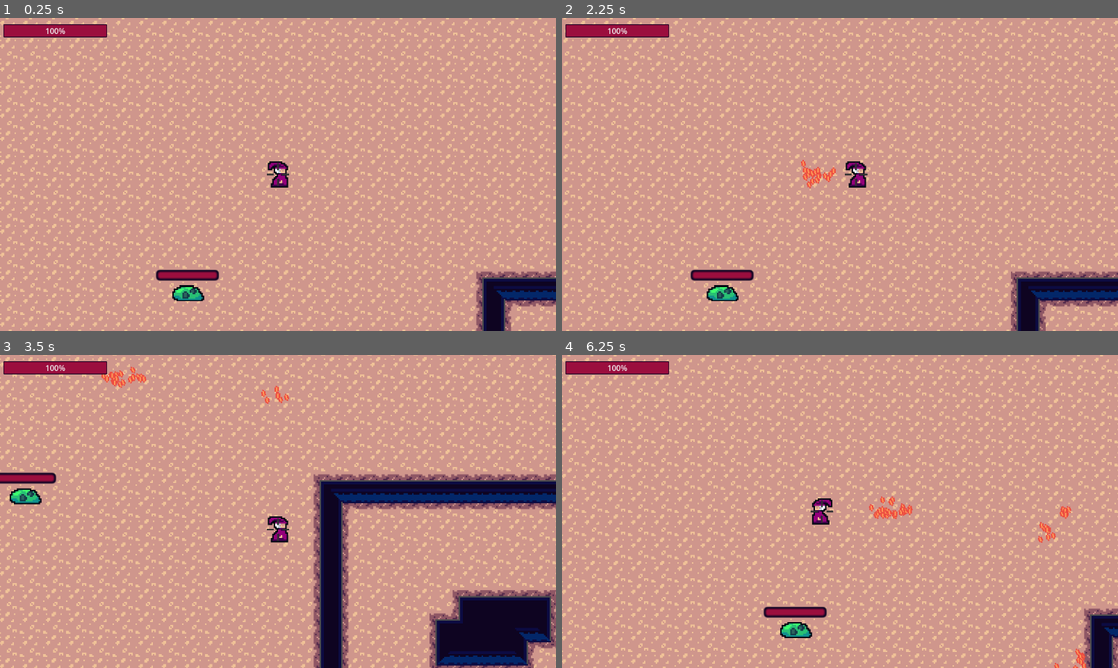
Above: before the commit, frames 1-4 (two rows, left to right).
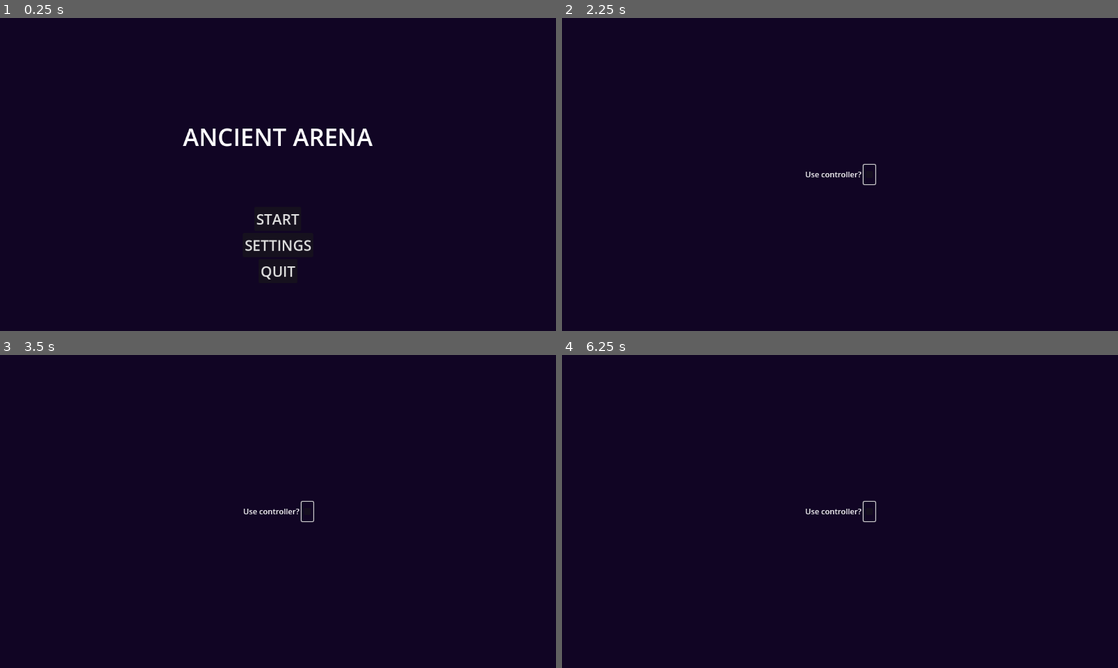
Above: after the commit, the same moments.

Repository: adrianwhatfield/ancient-arena
Game: Godot game, scene res://Scenes/main_menu.tscn
The game is run twice, just before and just after one commit, with the same random seed, the same clock (stepped at 60 frames per second) and the same inputs. Before the commit the project starts from res://Scenes/arena.tscn.
Inputs (mouse positions are in pixels of both pictures, inside the frame that each line leads up to):
- Up to frame 1 (0.25 s): no input
- Up to frame 2 (2.25 s): click (840, 246) at 0.5 s, where only the run after the commit has a clickable "SETTINGS"; click (867, 174) at 1.27 s; tap Enter at 2 s; move the mouse to (962, 158) at 2.02 s; hold D (right) from 2.03 s (still down); click (962, 158) at 2.1 s
- Up to frame 3 (3.5 s): move the mouse to (166, 527) at 2.77 s; release D (right) at 2.78 s; hold S (down) from 2.78 s (still down); click (166, 527) at 2.85 s
- Up to frame 4 (6.25 s): move the mouse to (895, 442) at 3.52 s; release S (down) at 3.53 s; hold D (right) 3.53-4.28 s; click (895, 442) at 3.6 s; move the mouse to (812, 574) at 4.27 s; hold W (up) 4.28-5.03 s; click (812, 574) at 4.35 s; move the mouse to (1006, 558) at 5.02 s; hold A (left) from 5.03 s (still down); click (1006, 558) at 5.1 s; move the mouse to (673, 464) at 5.77 s; click (673, 464) at 5.85 s

The runs differ from the first frame. In frame 1, 99% of the frame differs, in the area x 0-100%, y 0-100%; in frame 2, 99%; in frame 3, 95%; in frame 4, 99%.

Commit message:
Add basic menus

Diff:
--- /dev/null
+++ b/ancient_arena/Scenes/main_menu.gd
@@ -0,0 +1,23 @@
+extends Control
+
+
+# Called when the node enters the scene tree for the first time.
+func _ready():
+	pass # Replace with function body.
+
+
+# Called every frame. 'delta' is the elapsed time since the previous frame.
+func _process(delta):
+	pass
+
+
+func _on_button_pressed():
+	get_tree().change_scene_to_file("res://Scenes/arena.tscn")
+
+
+func _on_button_3_pressed():
+	get_tree().quit()
+
+
+func _on_button_2_pressed():
+	get_tree().change_scene_to_file("res://Scenes/settings_menu.tscn")
--- /dev/null
+++ b/ancient_arena/Scenes/main_menu.tscn
@@ -0,0 +1,67 @@
+[gd_scene load_steps=2 format=3 uid="uid://dh3yiakwd06ly"]
+
+[ext_resource type="Script" path="res://Scenes/main_menu.gd" id="1_kx4ga"]
+
+[node name="MainMenu" type="Control"]
+layout_mode = 3
+anchors_preset = 15
+anchor_right = 1.0
+anchor_bottom = 1.0
+grow_horizontal = 2
+grow_vertical = 2
+script = ExtResource("1_kx4ga")
+
+[node name="ColorRect" type="ColorRect" parent="."]
+layout_mode = 1
+anchors_preset = 15
+anchor_right = 1.0
+anchor_bottom = 1.0
+grow_horizontal = 2
+grow_vertical = 2
+color = Color(0.0666667, 0.0196078, 0.141176, 1)
+
+[node name="RichTextLabel" type="RichTextLabel" parent="."]
+layout_mode = 1
+anchors_preset = 14
+anchor_top = 0.5
+anchor_right = 1.0
+anchor_bottom = 0.5
+offset_top = -113.0
+grow_horizontal = 2
+grow_vertical = 2
+theme_override_font_sizes/normal_font_size = 50
+bbcode_enabled = true
+text = "[center]ANCIENT ARENA[/center]"
+
+[node name="VBoxContainer" type="VBoxContainer" parent="."]
+layout_mode = 1
+anchors_preset = 12
+anchor_top = 1.0
+anchor_right = 1.0
+anchor_bottom = 1.0
+offset_top = -355.0
+grow_horizontal = 2
+grow_vertical = 0
+alignment = 1
+
+[node name="Button" type="Button" parent="VBoxContainer"]
+layout_mode = 2
+size_flags_horizontal = 4
+theme_override_font_sizes/font_size = 30
+text = "START"
+
+[node name="Button2" type="Button" parent="VBoxContainer"]
+layout_mode = 2
+size_flags_horizontal = 4
+theme_override_font_sizes/font_size = 30
+text = "SETTINGS"
+
+[node name="Button3" type="Button" parent="VBoxContainer"]
+layout_mode = 2
+size_flags_horizontal = 4
+theme_override_font_sizes/font_size = 30
+text = "QUIT"
+
+[connection signal="pressed" from="VBoxContainer/Button" to="." method="_on_button_pressed"]
+[connection signal="pressed" from="VBoxContainer/Button2" to="." method="_on_button_2_pressed"]
+[connection signal="pressed" from="VBoxContainer/Button3" to="." method="_on_button_3_pressed"]
--- /dev/null
+++ b/ancient_arena/Scenes/settings_menu.gd
@@ -0,0 +1,15 @@
+extends Control
+
+
+# Called when the node enters the scene tree for the first time.
+func _ready():
+	pass # Replace with function body.
+
+
+# Called every frame. 'delta' is the elapsed time since the previous frame.
+func _process(delta):
+	pass
+
+
+func _on_check_box_pressed():
+	Manager.controller_input = true
--- /dev/null
+++ b/ancient_arena/Scenes/settings_menu.tscn
@@ -0,0 +1,46 @@
+[gd_scene load_steps=2 format=3 uid="uid://byjeool2psqp"]
+
+[ext_resource type="Script" path="res://Scenes/settings_menu.gd" id="1_tq0ns"]
+
+[node name="SettingsMenu" type="Control"]
+layout_mode = 3
+anchors_preset = 15
+anchor_right = 1.0
+anchor_bottom = 1.0
+grow_horizontal = 2
+grow_vertical = 2
+script = ExtResource("1_tq0ns")
+
+[node name="ColorRect" type="ColorRect" parent="."]
+layout_mode = 1
+anchors_preset = 15
+anchor_right = 1.0
+anchor_bottom = 1.0
+grow_horizontal = 2
+grow_vertical = 2
+color = Color(0.0666667, 0.0196078, 0.141176, 1)
+
+[node name="HBoxContainer" type="HBoxContainer" parent="."]
+layout_mode = 1
+anchors_preset = 8
+anchor_left = 0.5
+anchor_top = 0.5
+anchor_right = 0.5
+anchor_bottom = 0.5
+offset_left = -72.5
+offset_top = -20.0
+offset_right = 72.5
+offset_bottom = 20.0
+grow_horizontal = 2
+grow_vertical = 2
+
+[node name="Label" type="Label" parent="HBoxContainer"]
+layout_mode = 2
+text = "Use controller?"
+horizontal_alignment = 1
+vertical_alignment = 1
+
+[node name="CheckBox" type="CheckBox" parent="HBoxContainer"]
+layout_mode = 2
+
+[connection signal="pressed" from="HBoxContainer/CheckBox" to="." method="_on_check_box_pressed"]
--- a/ancient_arena/manager.gd
+++ b/ancient_arena/manager.gd
@@ -1,4 +1,8 @@
 extends Node
+
+var controller_input = false
+
+####
 
 var bullet_direction = ""
 var speed = 200
--- a/ancient_arena/project.godot
+++ b/ancient_arena/project.godot
@@ -11,7 +11,7 @@
 [application]
 
 config/name="ancient_arena"
-run/main_scene="res://Scenes/arena.tscn"
+run/main_scene="res://Scenes/main_menu.tscn"
 config/features=PackedStringArray("4.0", "Forward Plus")
 config/icon="res://icon.svg"
 
